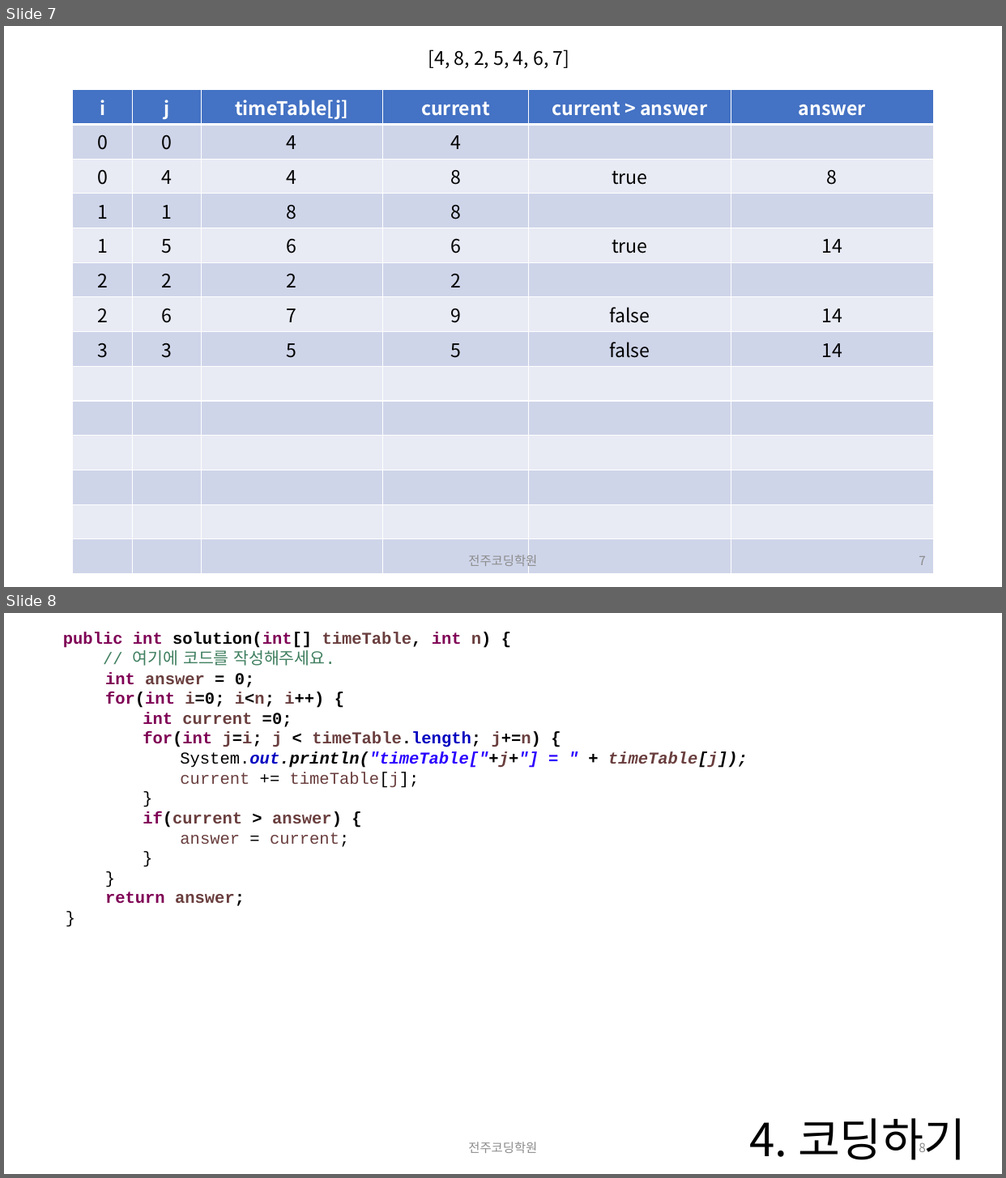
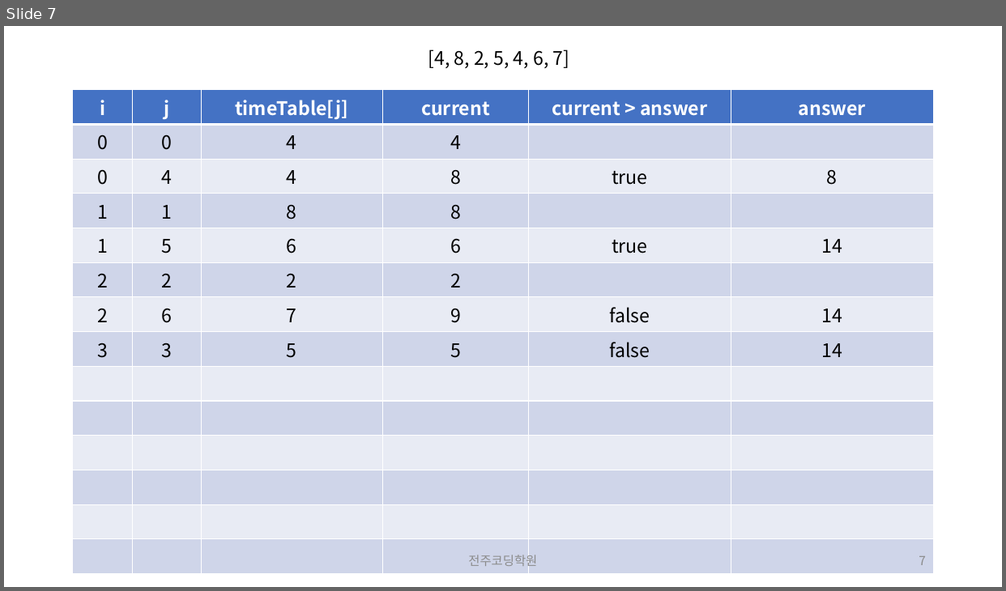
Before and after one commit to quirinal36/COS-PRO-2nd, a slide deck: 문제설명/5회/COS PRO 2급 모의고사5회 10번문제.pptx. Shown one above the other, each under a label of ours: slides 7 and 8 before the commit, slide 7 after it. The pictures are 1006x1178 and 1006x591 pixels, drawn with LibreOffice and Linux fonts; fonts in the diff are those of the drawing. Boxes give left, top, right and bottom in pixels: in the first picture for what was removed or moved away, otherwise in the second. Text is boxed around its words. In the diff, an @@ line names an element or a change of style, - is before the commit and + after.

Commit message:
코딩 삭제

```diff
--- a/문제설명/5회/COS PRO 2급 모의고사5회 10번문제.pptx
+++ b/문제설명/5회/COS PRO 2급 모의고사5회 10번문제.pptx
@@ slide 8 removed at box(4, 613, 1002, 1174), background #FFFFFF @@
@@ text removed at box(63, 632, 748, 906) @@
-  public int solution(int[] timeTable, int n) {
-  // 여기에 코드를 작성해주세요.
-int answer = 0;
-for(int i=0; i<n; i++) {
-  int current =0;
-  for(int j=i; j < timeTable.length; j+=n) {
-    System.out.println("timeTable["+j+"] = " + timeTable[j]);
-    current += timeTable[j];
-  }
-  if(current > answer) {
-    answer = current;
-  }
-}
-return answer;
-}
@@ title removed at box(749, 1118, 966, 1161) @@
-4. 코딩하기
@@ text removed at box(468, 1142, 537, 1153) @@
-전주코딩학원
@@ page number removed at box(918, 1143, 926, 1152) @@
-8
```
Also in this commit, not shown: 9 other files.
